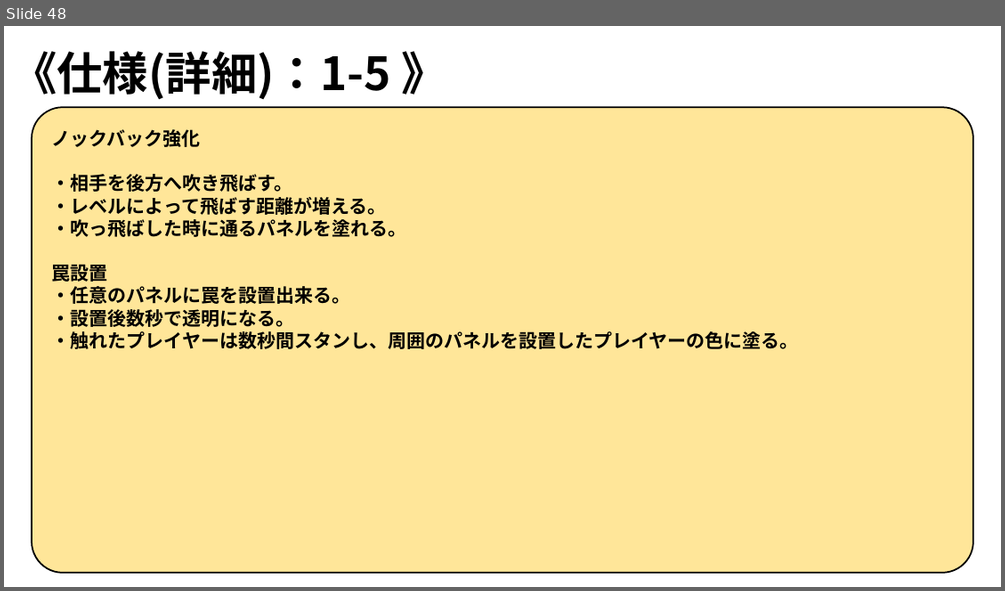
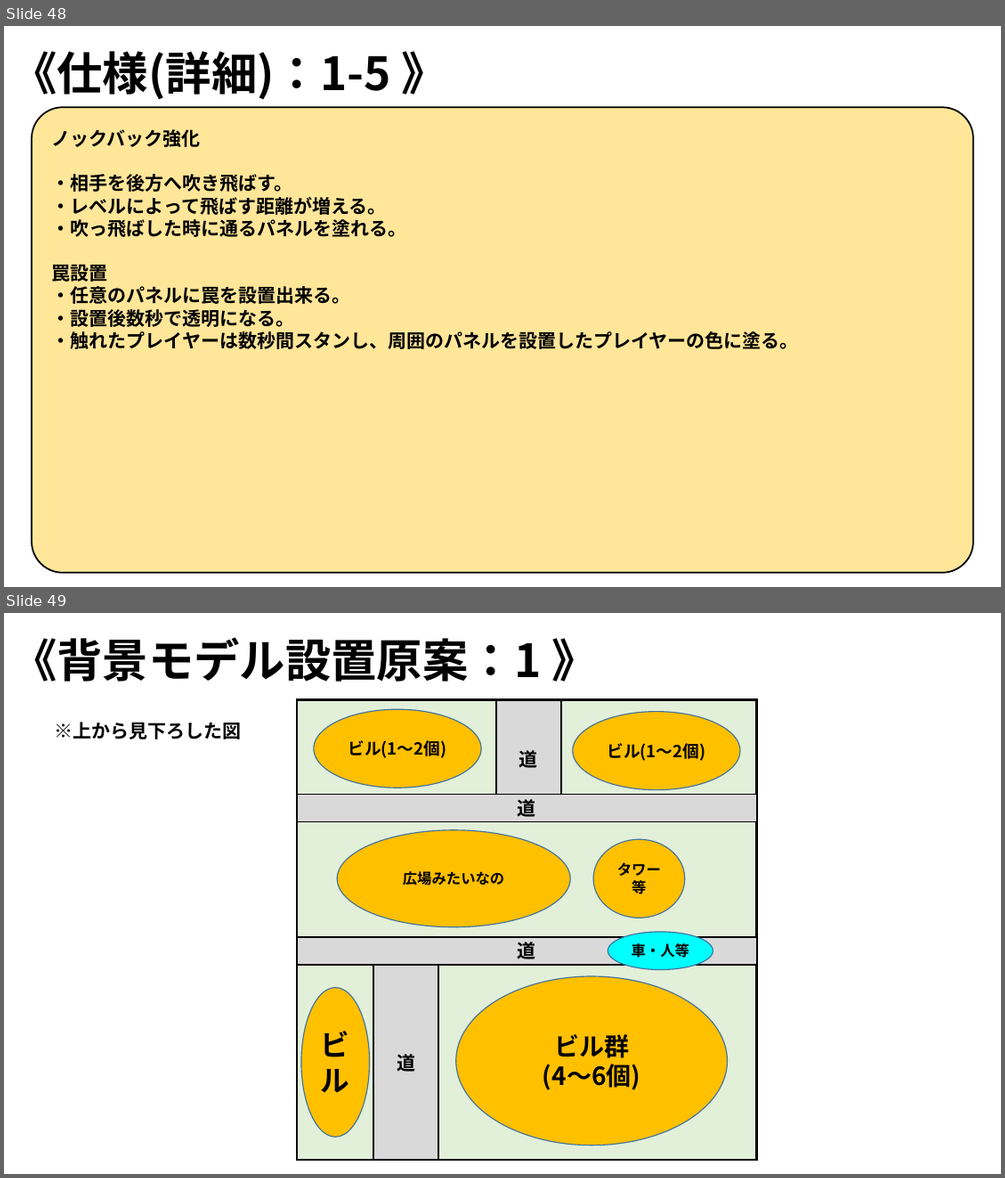
Before and after one commit to ARITA-MEIGEN/C-Team001, a slide deck: GS3_チーム2_仕様書.pptx. Shown one above the other, each under a label of ours: slide 48 before the commit, slides 48 and 49 after it. The pictures are 1005x591 and 1005x1178 pixels, drawn with LibreOffice and Linux fonts; fonts in the diff are those of the drawing; background and template pictures are left out. Boxes give left, top, right and bottom in pixels: in the first picture for what was removed or moved away, otherwise in the second. Text is boxed around its words. In the diff, an @@ line names an element or a change of style, - is before the commit and + after.

```diff
--- a/GS3_チーム2_仕様書.pptx
+++ b/GS3_チーム2_仕様書.pptx
@@ slide 49 added at (4, 613, 1001, 1174), background picture (left out) @@
@@ text added at (11, 637, 597, 682), 44 pt, text #000000, bold @@
+《背景モデル設置原案：1 》
@@ rectangle added at (297, 699, 757, 1159), fill #E2F0D9, outline #000000 2.25 pt @@
@@ ellipse added at (314, 709, 481, 788), fill #FFC000, outline #43739E 1 pt, 16 pt, text #000000, bold @@
+ビル(1～2個)
@@ rectangle added at (497, 699, 562, 818), fill #D9D9D9, outline #000000 1.5 pt, 18 pt, text #000000, bold @@
+道
@@ ellipse added at (573, 712, 740, 790), fill #FFC000, outline #43739E 1 pt, 16 pt, text #000000, bold @@
+ビル(1～2個)
@@ text added at (55, 722, 242, 739), 18 pt, text #000000, bold @@
+※上から見下ろした図
@@ rectangle added at (297, 794, 757, 821), fill #D9D9D9, outline #000000 1.5 pt, 18 pt, text #000000, bold @@
+道
@@ ellipse added at (337, 830, 570, 927), fill #FFC000, outline #43739E 1 pt, 14 pt, text #000000, bold @@
+広場みたいなの
@@ ellipse added at (593, 840, 685, 918), fill #FFC000, outline #43739E 1 pt, 14 pt, text #000000, bold @@
+タワー等
@@ ellipse added at (607, 932, 713, 970), fill #00FFFF, outline #43739E 1 pt, 14 pt, text #000000, bold @@
+車・人等
@@ rectangle added at (297, 937, 757, 965), fill #D9D9D9, outline #000000 1.5 pt, 18 pt, text #000000, bold @@
+道
@@ rectangle added at (373, 965, 438, 1159), fill #D9D9D9, outline #000000 1.5 pt, 18 pt, text #000000, bold @@
+道
@@ ellipse added at (456, 976, 728, 1145), fill #FFC000, outline #43739E 1 pt, 24 pt, text #000000, bold @@
+ビル群
+(4～6個)
@@ ellipse added at (301, 988, 370, 1137), fill #FFC000, outline #43739E 1 pt, 28 pt, text #000000, bold @@
+ビル
```
Also in this commit, not shown: 1 other slide added.
